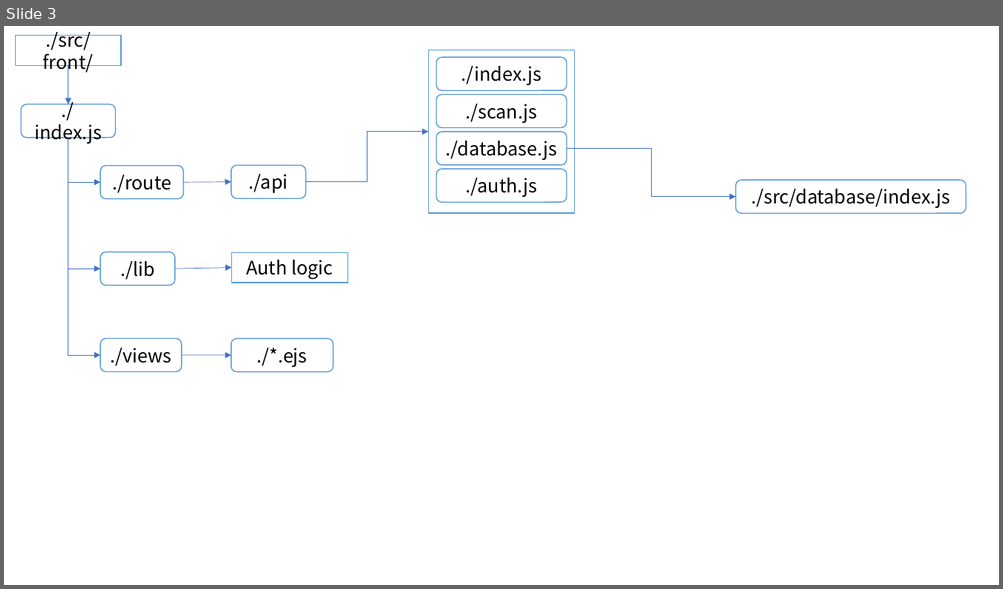
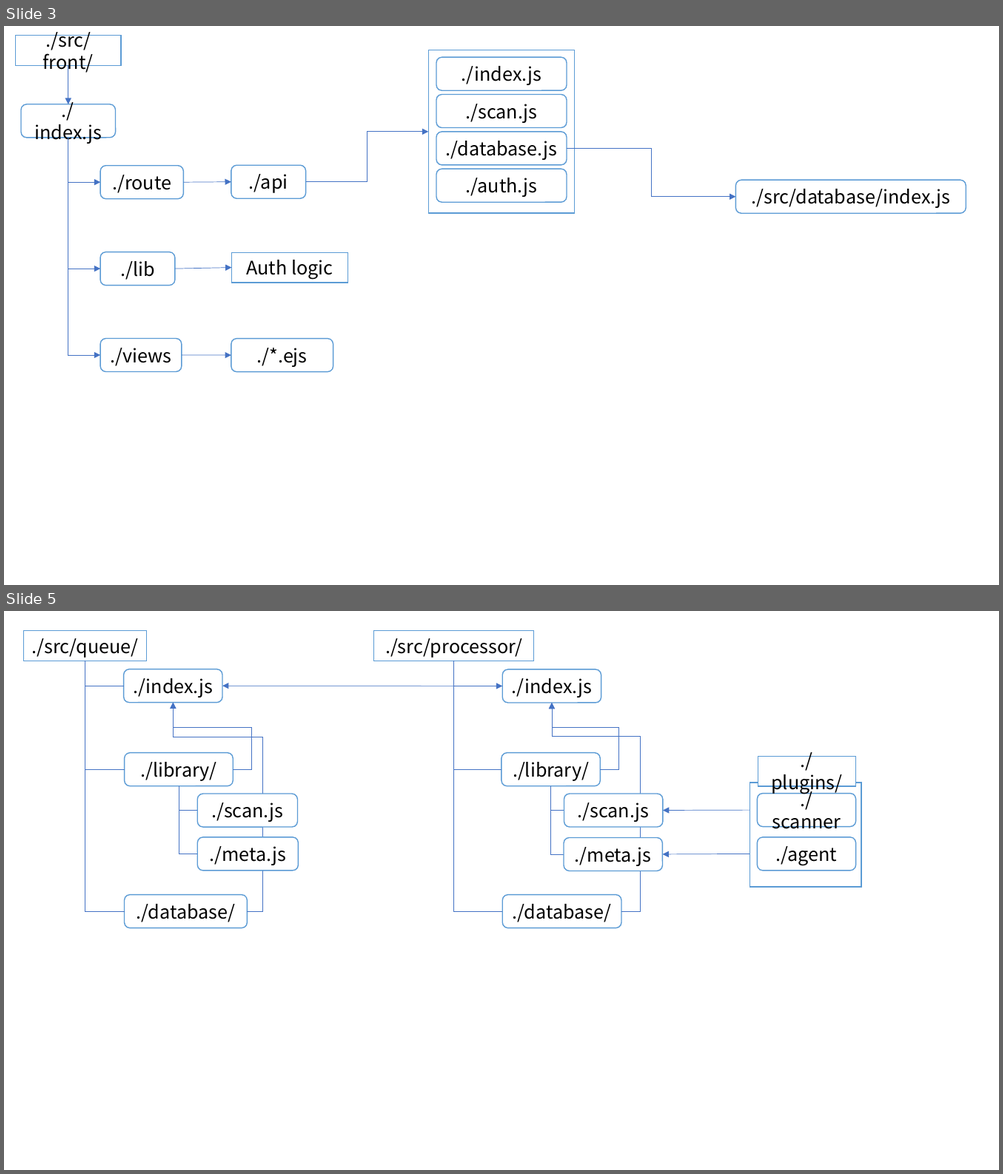
Before and after one commit to drowsy-probius/bookshelf, a slide deck: bookshelf.index.pptx. Shown one above the other, each under a label of ours: slide 3 before the commit, slides 3 and 5 after it; the slides between them are not shown. The pictures are 1003x589 and 1003x1174 pixels, drawn with LibreOffice and Linux fonts; fonts in the diff are those of the drawing. Boxes give left, top, right and bottom in pixels: in the first picture for what was removed or moved away, otherwise in the second. Text is boxed around its words. In the diff, an @@ line names an element or a change of style, - is before the commit and + after.

```diff
--- a/bookshelf.index.pptx
+++ b/bookshelf.index.pptx
@@ slide 5 added at [4, 611, 999, 1170], background #FFFFFF @@
@@ rectangle added at [24, 631, 148, 661], fill #FFFFFF, outline #5B9BD5 1 pt, 18 pt, text #000000 @@
+./src/queue/
@@ rectangle added at [373, 631, 534, 661], fill #FFFFFF, outline #5B9BD5 1 pt, 18 pt, text #000000 @@
+./src/processor/
@@ elbow line added from (85, 661) to (123, 686), #4472C4 0.5 pt @@
@@ elbow line added from (85, 661) to (124, 770), #4472C4 0.5 pt @@
@@ elbow line added from (85, 661) to (124, 911), #4472C4 0.5 pt @@
@@ rounded rectangle added at [123, 669, 222, 703], fill #FFFFFF, outline #5B9BD5 1 pt, 18 pt, text #000000 @@
+./index.js
@@ elbow line added from (454, 661) to (503, 686), #4472C4 0.5 pt @@
@@ elbow line added from (454, 661) to (502, 770), #4472C4 0.5 pt @@
@@ elbow line added from (454, 661) to (503, 911), #4472C4 0.5 pt @@
@@ rounded rectangle added at [503, 669, 601, 703], fill #FFFFFF, outline #5B9BD5 1 pt, 18 pt, text #000000 @@
+./index.js
@@ double arrow added from (222, 686) to (503, 686), #4472C4 0.5 pt @@
@@ elbow arrow added from (233, 770) to (173, 703), #4472C4 0.5 pt @@
@@ elbow arrow added from (247, 911) to (173, 703), #4472C4 0.5 pt @@
@@ elbow arrow added from (600, 770) to (552, 703), #4472C4 0.5 pt @@
@@ elbow arrow added from (621, 911) to (552, 703), #4472C4 0.5 pt @@
@@ rounded rectangle added at [124, 753, 233, 786], fill #FFFFFF, outline #5B9BD5 1 pt, 18 pt, text #000000 @@
+./library/
@@ rounded rectangle added at [502, 753, 600, 786], fill #FFFFFF, outline #5B9BD5 1 pt, 18 pt, text #000000 @@
+./library/
@@ group added at [749, 757, 861, 887]: 2 rectangles, 2 rounded rectangles @@
+./scanner
+./agent
+./plugins/
@@ elbow line added from (179, 786) to (197, 810), #4472C4 0.5 pt @@
@@ elbow line added from (179, 786) to (197, 854), #4472C4 0.5 pt @@
@@ elbow line added from (551, 786) to (564, 810), #4472C4 0.5 pt @@
@@ elbow line added from (551, 786) to (563, 854), #4472C4 0.5 pt @@
@@ rounded rectangle added at [197, 794, 297, 827], fill #FFFFFF, outline #5B9BD5 1 pt, 18 pt, text #000000 @@
+./scan.js
@@ rounded rectangle added at [564, 794, 663, 827], fill #FFFFFF, outline #5B9BD5 1 pt, 18 pt, text #000000 @@
+./scan.js
@@ double arrow added from (663, 810) to (757, 810), #4472C4 0.5 pt @@
@@ rounded rectangle added at [197, 837, 298, 871], fill #FFFFFF, outline #5B9BD5 1 pt, 18 pt, text #000000 @@
+./meta.js
@@ rounded rectangle added at [563, 838, 662, 871], fill #FFFFFF, outline #5B9BD5 1 pt, 18 pt, text #000000 @@
+./meta.js
@@ double arrow added from (662, 854) to (757, 854), #4472C4 0.5 pt @@
@@ rounded rectangle added at [124, 895, 247, 929], fill #FFFFFF, outline #5B9BD5 1 pt, 18 pt, text #000000 @@
+./database/
@@ rounded rectangle added at [503, 895, 621, 929], fill #FFFFFF, outline #5B9BD5 1 pt, 18 pt, text #000000 @@
+./database/
```
Also in this commit, not shown: 1 slide changed, 7 other files.
